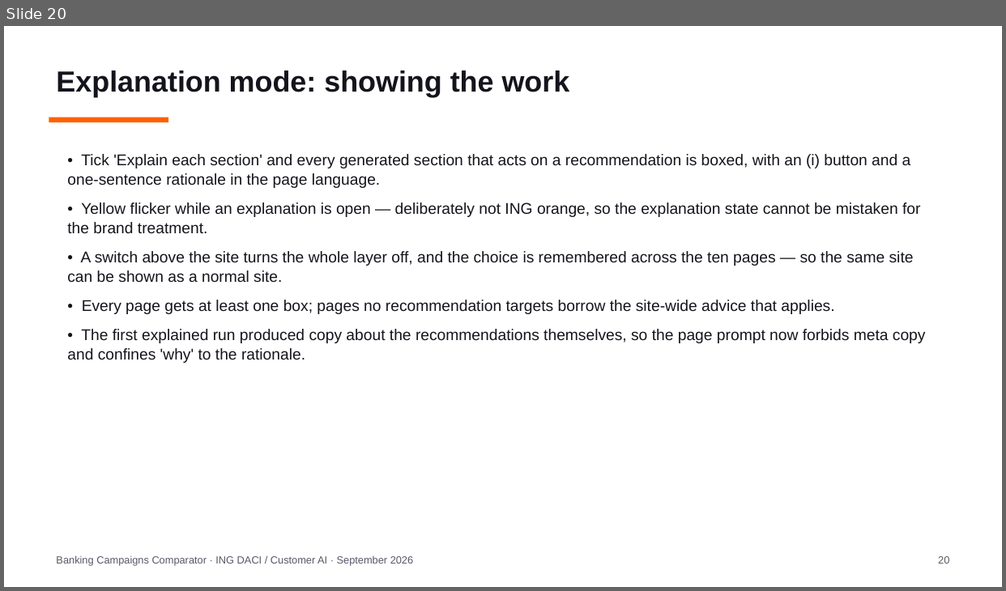
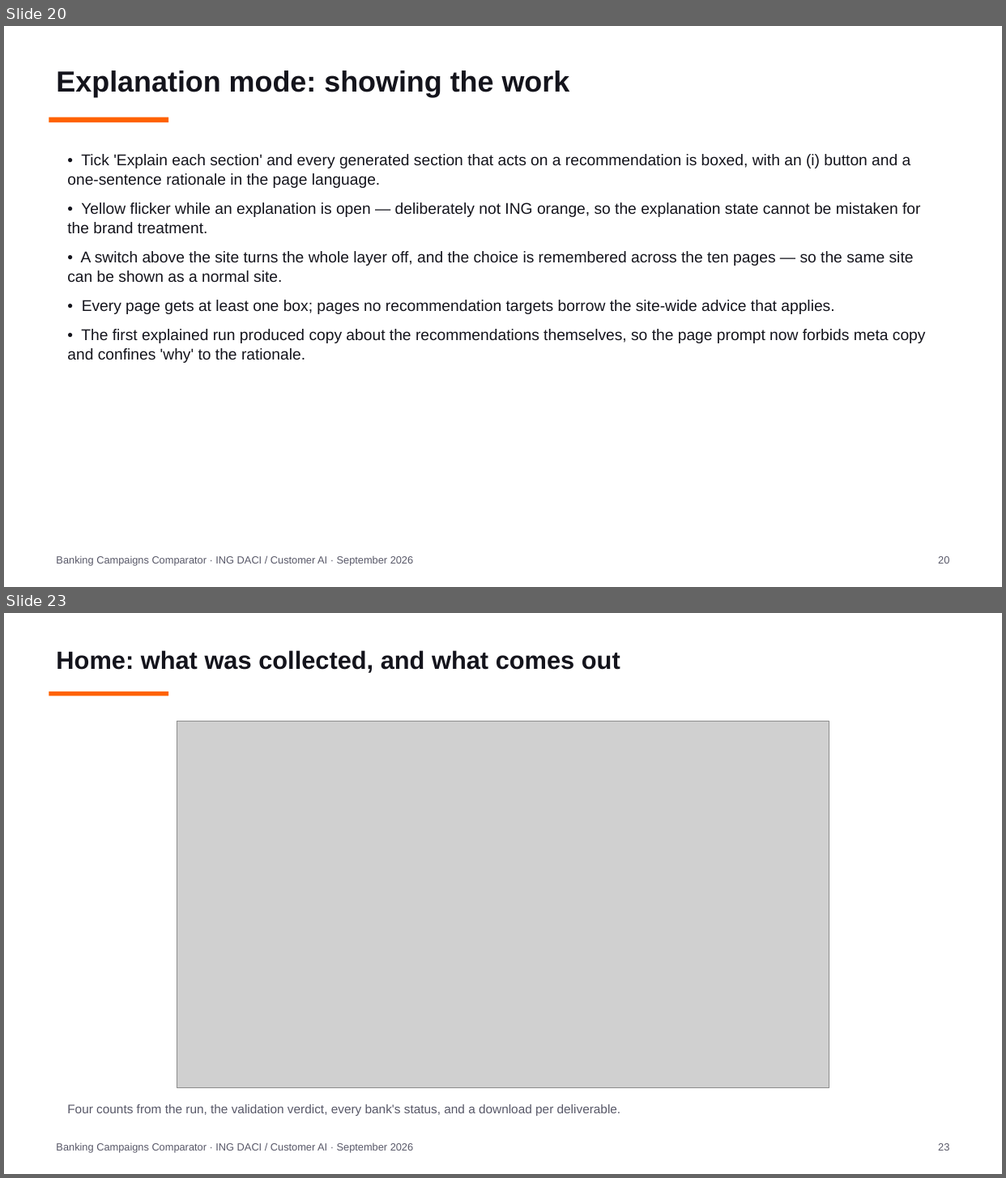
Before and after one commit to Siegried81/ing-usecase, a slide deck: docs/Banking_Campaigns_Comparator.pptx. Shown one above the other, each under a label of ours: slide 20 before the commit, slides 20 and 23 after it; the slides between them are not shown. The pictures are 1006x591 and 1006x1178 pixels, drawn with LibreOffice and Linux fonts; fonts in the diff are those of the drawing; grey boxes stand for pictures. Boxes give left, top, right and bottom in pixels: in the first picture for what was removed or moved away, otherwise in the second. Text is boxed around its words. In the diff, an @@ line names an element or a change of style, - is before the commit and + after.

```diff
--- a/docs/Banking_Campaigns_Comparator.pptx
+++ b/docs/Banking_Campaigns_Comparator.pptx
@@ slide 23 added at [4, 613, 1002, 1174], background #FFFFFF @@
@@ text added at [56, 650, 620, 673], 24 pt, text #14141C, bold @@
+Home: what was collected, and what comes out
@@ rectangle added at [49, 692, 168, 696], fill #FF6200 @@
@@ picture added at [177, 722, 829, 1088] @@
@@ text added at [67, 1105, 621, 1116], 12 pt, text #585868 @@
+Four counts from the run, the validation verdict, every bank's status, and a download per deliverable.
@@ text added at [56, 1143, 413, 1153], 10 pt, text #585868 @@
+Banking Campaigns Comparator · ING DACI / Customer AI · September 2026
@@ text added at [938, 1144, 949, 1151], 10 pt, text #585868 @@
+23
```
Also in this commit, not shown: 7 slides changed, 6 other slides added, 8 other files.
